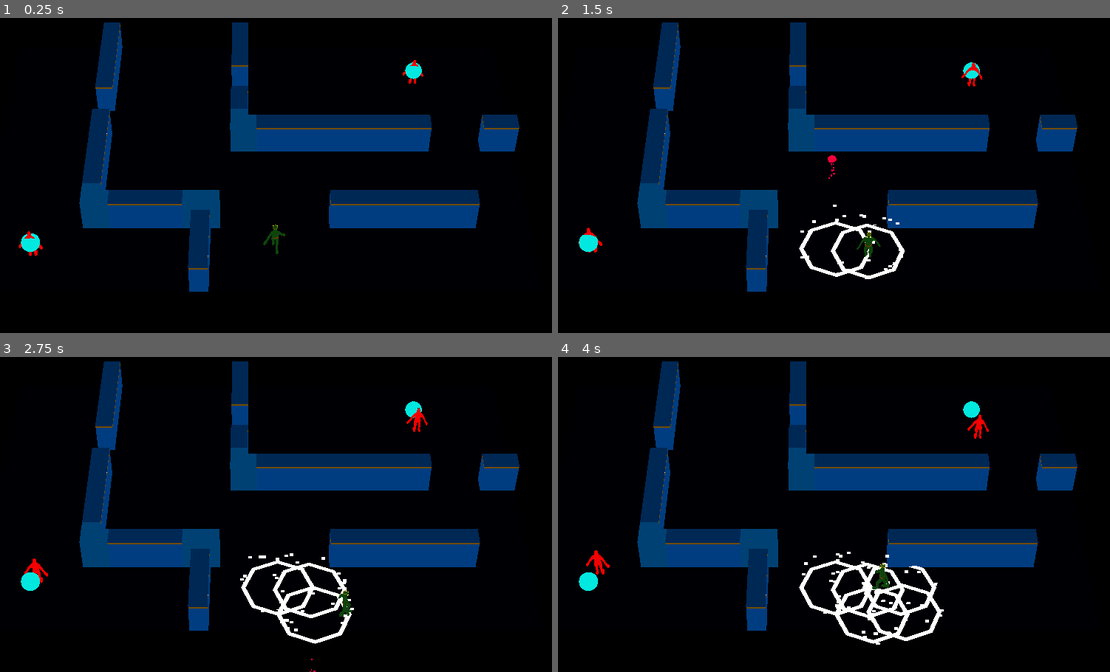
Above: before the commit, frames 1-4 (two rows, left to right).
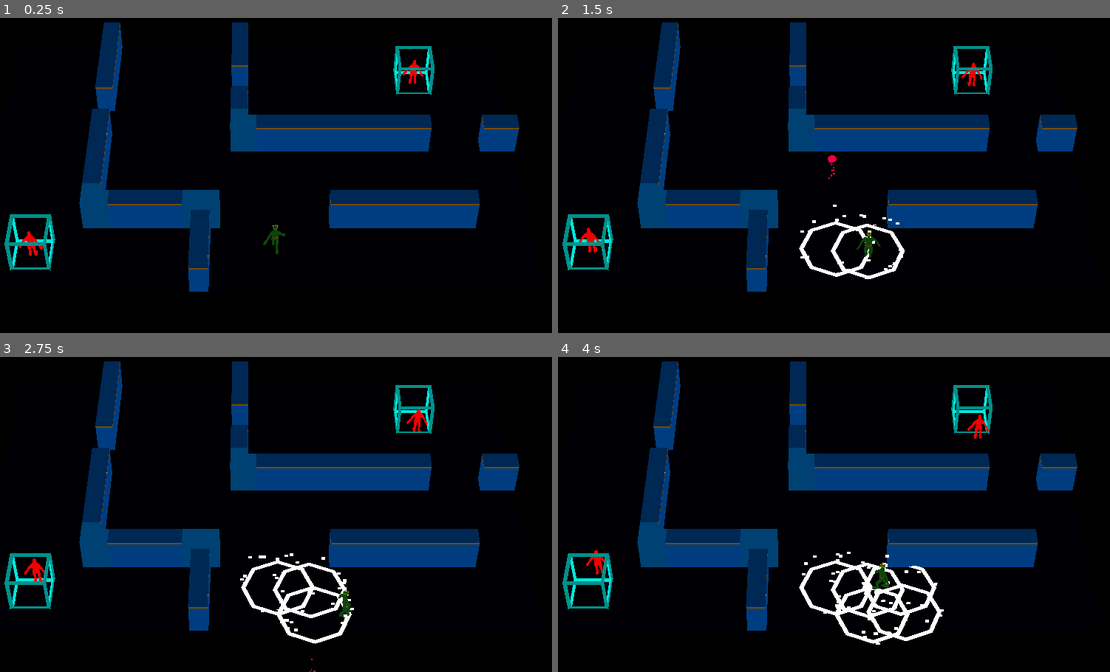
Above: after the commit, the same moments.

Repository: ralabate/30ddl
Game: Godot game, scene res://main.tscn
Two runs of this game, one before a commit and one after it. Both use one fixed random seed, a clock stepped at 60 frames per second and the inputs below.
Inputs:
- Up to frame 1 (0.25 s): no input
- Up to frame 2 (1.5 s): tap Enter (ui_accept) at 0.5, 0.77 s; hold Right (ui_right) 0.53-1.28 s; tap A (player_mine) at 0.6, 1.35 s; hold Down (ui_down) from 1.28 s (still down)
- Up to frame 3 (2.75 s): tap Enter (ui_accept) at 1.52 s; release Down (ui_down) at 2.03 s; hold Right (ui_right) from 2.03 s (still down); tap A (player_mine) at 2.1 s
- Up to frame 4 (4 s): release Right (ui_right) at 2.78 s; hold Up (ui_up) 2.78-3.53 s; tap A (player_mine) at 2.85, 3.6 s; tap Enter (ui_accept) at 3.02, 3.77 s; hold Left (ui_left) from 3.53 s (still down)

The runs differ from the first frame. In frame 1, 1.2% of the frame differs, in the area x 0-79%, y 8-81%; in frame 2, 1.2%; in frame 3, 1.2%; in frame 4, 1.2%.

Commit message:
new spawner mesh

Diff:
--- a/gauntlet/badguy_spawner.tscn
+++ b/gauntlet/badguy_spawner.tscn
@@ -1,13 +1,8 @@
-[gd_scene load_steps=6 format=3 uid="uid://dcyd6q7bb3k6m"]
+[gd_scene load_steps=5 format=3 uid="uid://dcyd6q7bb3k6m"]
 
 [ext_resource type="Script" uid="uid://cj0c35fieqoef" path="res://badguy_spawner.gd" id="1_irkoj"]
 [ext_resource type="Script" uid="uid://bund4vdf4u4yo" path="res://health_component.gd" id="2_5vgoc"]
-
-[sub_resource type="StandardMaterial3D" id="StandardMaterial3D_irkoj"]
-albedo_color = Color(0, 1, 1, 1)
-
-[sub_resource type="SphereMesh" id="SphereMesh_5vgoc"]
-material = SubResource("StandardMaterial3D_irkoj")
+[ext_resource type="PackedScene" uid="uid://dgvjlbbo4hmtw" path="res://badguy_spawner.glb" id="3_od4cw"]
 
 [sub_resource type="SphereShape3D" id="SphereShape3D_od4cw"]
 
@@ -21,9 +16,6 @@
 wait_time = 4.0
 autostart = true
 
-[node name="MeshInstance3D" type="MeshInstance3D" parent="."]
-mesh = SubResource("SphereMesh_5vgoc")
-
 [node name="CollisionShape3D" type="CollisionShape3D" parent="."]
 shape = SubResource("SphereShape3D_od4cw")
 
@@ -32,4 +24,6 @@
 MAX_HEALTH = 10
 metadata/_custom_type_script = "uid://bund4vdf4u4yo"
 
+[node name="badguy_spawner" parent="." instance=ExtResource("3_od4cw")]
+
 [connection signal="timeout" from="Timer" to="." method="_on_timer_timeout"]
Binary file added: gauntlet/badguy_spawner.glb
Not shown, added: gauntlet/badguy_spawner.glb.import
